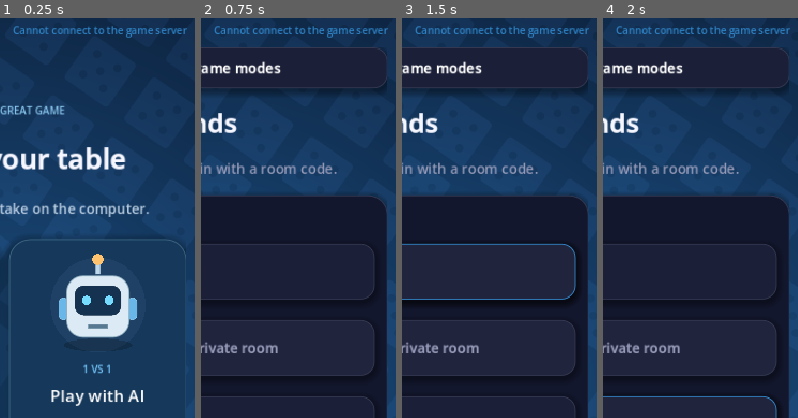
Above: before the commit, frames 1-4 (left to right).
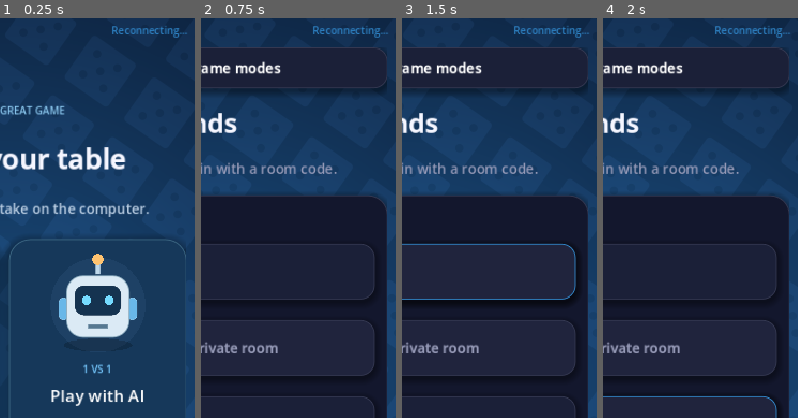
Above: after the commit, the same moments.

Repository: sagar-kpr/ludo-app
Game: Godot game, scene res://scenes/main.tscn
Two runs of this game, one before a commit and one after it. Both use one fixed random seed, a clock stepped at 60 frames per second and the inputs below.
Inputs (mouse positions are % of the whole screen's width and height, from its top left):
- Up to frame 1 (0.25 s): no input
- Up to frame 2 (0.75 s): click (26, 43) at 0.5 s
- Up to frame 3 (1.5 s): click (50, 32) at 1.27 s; type "12" at 1.35 s
- Up to frame 4 (2 s): click (50, 51) at 1.5 s; type "12" at 1.58 s
The pictures show only the part of the screen within x 49-99%, y 1-51%; the shares and areas given below are measured in that part.

The runs differ from the first frame. In frame 1, 0.9% of the frame differs, in the area x 6-96%, y 2-5%; in frame 2, 0.9%; in frame 3, 0.9%; in frame 4, 0.9%.

Commit message:
added play with ai feature

Diff:
--- a/apps/godot/scripts/dice.gd
+++ b/apps/godot/scripts/dice.gd
@@ -161,7 +161,7 @@
 func show_face(value: int) -> void:
 	if die and FACE_ROTATIONS.has(value):
 		settled_value = value
-		camera.size = 1.60
+		camera.size = 1.44
 		die.rotation = FACE_ROTATIONS[value]
 		die.position = Vector3.ZERO
 		die.scale = Vector3.ONE
--- a/apps/godot/scripts/feedback.gd
+++ b/apps/godot/scripts/feedback.gd
@@ -55,7 +55,7 @@
 		var voice := voices[next_voice]
 		next_voice = (next_voice+1)%voices.size()
 		voice.stream = samples[kind]
-		voice.volume_db = (-17.0 if kind == "step" else -16.0 if kind == "chat" else -10.0 if kind == "capture" else -12.0) + linear_to_db(clampf(strength,0.1,1.0))
+		voice.volume_db = (-11.0 if kind == "step" else -16.0 if kind == "chat" else -10.0 if kind == "capture" else -12.0) + linear_to_db(clampf(strength,0.1,1.0))
 		voice.pitch_scale = 0.90+strength*0.10 if kind == "dice" else 1.0
 		voice.play()
 	if haptics_enabled and local_haptic:
--- a/apps/godot/scripts/main.gd
+++ b/apps/godot/scripts/main.gd
@@ -27,6 +27,7 @@
 var dashboard: VBoxContainer
 var friends_setup: VBoxContainer
 var friends_button: Button
+var setup_transition: Tween
 var lobby: VBoxContainer
 var game_view: VBoxContainer
 var status: Label
@@ -109,7 +110,7 @@
 		fields.append({"id":entry[1],"label":entry[2],"max":entry[3],"value":input.text,"placeholder":input.placeholder_text,"rect":[rect.position.x,rect.position.y,rect.size.x,rect.size.y]})
 	var scroll := content.get_node("SetupScroll") as ScrollContainer
 	var clip := scroll.get_global_rect()
-	var data := {"fields":fields,"visible":friends_setup.is_visible_in_tree(),"width":get_viewport_rect().size.x,"height":get_viewport_rect().size.y,"clip":[clip.position.x,clip.position.y,clip.size.x,clip.size.y]}
+	var data := {"fields":fields,"visible":friends_setup.is_visible_in_tree(),"opacity":friends_setup.modulate.a,"width":get_viewport_rect().size.x,"height":get_viewport_rect().size.y,"clip":[clip.position.x,clip.position.y,clip.size.x,clip.size.y]}
 	var values: Variant = JSON.parse_string(str(JavaScriptBridge.eval("window.__rallyNativeInputs("+JSON.stringify(data)+")",true)))
 	if values is Dictionary:
 		# Keep text and controls at their normal width when a keyboard shortens
@@ -168,6 +169,7 @@
 	board.step_landed.connect(func(id: String): feedback.cue("step",id.begins_with(self_id+"-")))
 	board.token_captured.connect(func(mover: String, captured: String): feedback.cue("capture",mover.begins_with(self_id+"-") or captured.begins_with(self_id+"-")))
 	for card in cards:
+		card.dice.reduced_motion = reduced_motion
 		card.gift_pressed.connect(open_sticker_picker)
 		card.chat_pressed.connect(open_table_chat)
 		card.leave_pressed.connect(open_leave_confirmation)
@@ -400,12 +402,14 @@
 	dashboard.add_child(modes)
 	friends_button = ModeCard.new()
 	friends_button.name = "FriendsMode"
+	friends_button.reduced_motion = reduced_motion
 	friends_button.tooltip_text = "Play with Friends · Create or join a private online room"
 	friends_button.pressed.connect(func(): show_friends_setup(true))
 	modes.add_child(friends_button)
 	computer_button = ModeCard.new()
 	computer_button.name = "ComputerMode"
 	computer_button.computer = true
+	computer_button.reduced_motion = reduced_motion
 	computer_button.tooltip_text = "Play with AI · One-on-one against the computer. Internet connection required."
 	computer_button.pressed.connect(func(): request_room(false,true))
 	modes.add_child(computer_button)
@@ -586,6 +590,15 @@
 	motion.toggled.connect(func(value: bool):
 		reduced_motion = value
 		board.reduced_motion = value
+		for mode in [friends_button,computer_button]:
+			mode.reduced_motion = value
+			if value:
+				mode.reset_touch()
+		if value:
+			if setup_transition and setup_transition.is_valid():
+				setup_transition.kill()
+			dashboard.modulate = Color.WHITE
+			friends_setup.modulate = Color.WHITE
 		for pawn in board.pawns.values():
 			pawn.reduced_motion = value
 		for card in cards:
@@ -850,8 +863,17 @@
 
 func show_friends_setup(show_friends: bool) -> void:
 	sync_web_form()
+	if setup_transition and setup_transition.is_valid():
+		setup_transition.kill()
+	dashboard.modulate = Color.WHITE
+	friends_setup.modulate = Color.WHITE
 	dashboard.visible = not show_friends
 	friends_setup.visible = show_friends
+	if not reduced_motion:
+		var target := friends_setup if show_friends else dashboard
+		target.modulate.a = 0.25
+		setup_transition = create_tween()
+		setup_transition.tween_property(target,"modulate:a",1.0,0.18).set_trans(Tween.TRANS_SINE).set_ease(Tween.EASE_OUT)
 	notice.text = ""
 	content.get_node("SetupScroll").scroll_vertical = 0
 	sync_web_form.call_deferred()
--- a/apps/godot/scripts/mode_card.gd
+++ b/apps/godot/scripts/mode_card.gd
@@ -2,6 +2,8 @@
 
 const Design = preload("res://scripts/design.gd")
 var computer := false
+var reduced_motion := false
+var touch_tween: Tween
 
 func _ready() -> void:
 	custom_minimum_size = Vector2(0,252)
@@ -37,6 +39,30 @@
 		caption.mouse_filter = Control.MOUSE_FILTER_IGNORE
 		column.add_child(caption)
 	resized.connect(queue_redraw)
+	resized.connect(func(): pivot_offset = size*0.5)
+	button_down.connect(func(): animate_touch(true))
+	button_up.connect(func(): animate_touch(false))
+	visibility_changed.connect(func():
+		if not is_visible_in_tree():
+			reset_touch()
+	)
+
+func reset_touch() -> void:
+	if touch_tween and touch_tween.is_valid():
+		touch_tween.kill()
+	scale = Vector2.ONE
+
+func animate_touch(pressed: bool) -> void:
+	if touch_tween and touch_tween.is_valid():
+		touch_tween.kill()
+	if reduced_motion:
+		scale = Vector2.ONE
+		return
+	touch_tween = create_tween()
+	if pressed:
+		touch_tween.tween_property(self,"scale",Vector2.ONE*0.965,0.08).set_trans(Tween.TRANS_SINE).set_ease(Tween.EASE_OUT)
+	else:
+		touch_tween.tween_property(self,"scale",Vector2.ONE,0.18).set_trans(Tween.TRANS_BACK).set_ease(Tween.EASE_OUT)
 
 func rounded(rect: Rect2, color: Color, radius: int, outline: Color = Color.TRANSPARENT) -> void:
 	var style := StyleBoxFlat.new()
--- a/apps/godot/scripts/player_card.gd
+++ b/apps/godot/scripts/player_card.gd
@@ -46,7 +46,7 @@
 		roll.scale = Vector2.ONE
 		return
 	touch_tween = create_tween()
-	touch_tween.tween_property(roll,"scale",Vector2.ONE*0.95 if pressed else Vector2.ONE,0.09 if pressed else 0.18).set_trans(Tween.TRANS_SINE).set_ease(Tween.EASE_OUT)
+	touch_tween.tween_property(roll,"scale",Vector2.ONE*0.94 if pressed else Vector2.ONE,0.08 if pressed else 0.20).set_trans(Tween.TRANS_SINE if pressed else Tween.TRANS_BACK).set_ease(Tween.EASE_OUT)
 
 func set_clock(deadline: int, duration: int, active: bool, own: bool) -> void:
 	turn_deadline_ticks = deadline
@@ -197,7 +197,7 @@
 	custom_minimum_size.x = minf(152.0 if compact_portrait else 156.0 if compact_height else 180.0,available_width)
 	var compact := available_width < 164.0
 	var portrait_size := 52.0 if compact_portrait else 50.0 if viewport_height < 450.0 else 56.0 if compact_height else 64.0 if compact else 72.0
-	var dice_size := minf(portrait_size-2.0,52.0 if compact or compact_height else 60.0)
+	var dice_size := minf(portrait_size-1.0,54.0 if compact or compact_height else 68.0)
 	name_label.add_theme_font_size_override("font_size",13 if compact_portrait else 14)
 	set_rank(finish_rank)
 	avatar.custom_minimum_size = Vector2.ONE*portrait_size
Not shown, changed: apps/godot/README.md
Not shown, changed: apps/godot/web/native_inputs.js
